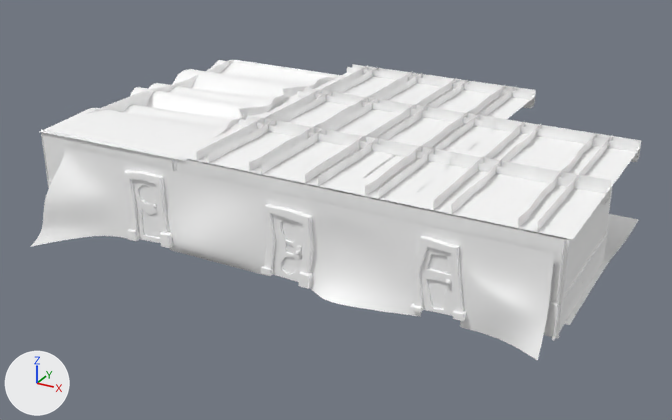
The FBX model MS GOD TIER GAME/Assets/map/bunki/Branch_room.fbx, before and after one commit.
Both versions are drawn from a 50 mm camera at (20.7, 58.1, 20.7) aimed at (-4.5, 103.9, -2.1). The axes (+X, +Y, +Z) are drawn at lower left. The lights are the same throughout. The picture after the commit comes second. Where no turn or scale is listed for an object, it has been applied to the vertices. Vertices at exactly the same position are counted once.

The first picture shows 'door', 'door10', 'door9', 'main'.
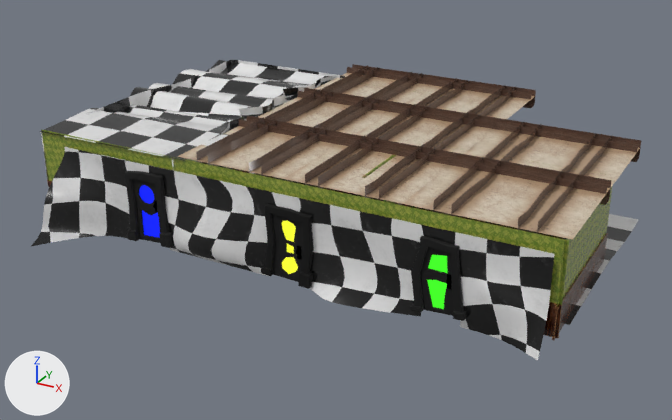
Where the newer file only moved an object's origin or applied its transform, the numbers keep the older frame.

Pixel boxes [x1, y1, x2, y2] of what changed, in the pictures (672 x 420 px):
'main', surface changed (darker)
    both: [31, 60, 641, 360]
'door', surface changed, shading changed (darker)
    both: [420, 247, 454, 316]
'door9', surface changed, shading changed (darker)
    both: [272, 214, 304, 282]
'door10', surface changed, shading changed (darker)
    both: [132, 180, 161, 243]

What changed in the scene script:
```text
Add img_tile_ceiling1_basecolor_png:
    img_tile_ceiling1_basecolor_png = load_image('tile_ceiling1_BaseColor.png', '../ceiling/tile_ceiling1_BaseColor.png', 1024, 1024, 'sRGB')
Add img_tiling_floor_basecolor_png:
    img_tiling_floor_basecolor_png = load_image('tiling_floor_BaseColor.png', '../floor/tiling_floor_BaseColor.png', 512, 512, 'sRGB')
Add img_tiling_wall_basecolor_png:
    img_tiling_wall_basecolor_png = load_image('tiling_wall_BaseColor.png', '../walltex/tiling_wall_BaseColor.png', 1024, 1024, 'sRGB')
Add img_wall_basecolor_png:
    img_wall_basecolor_png = load_image('wall_BaseColor.png', '../walltex/wall_BaseColor.png', 1024, 1024, 'sRGB')
Add img_3door_01_normal_png:
    img_3door_01_normal_png = load_image('3door_01_Normal.png', '3door_01_Normal.png', 1024, 1024, 'Non-Color')
Add img_3door_01_emissive_png:
    img_3door_01_emissive_png = load_image('3door_01_Emissive.png', '3door_01_Emissive.png', 1024, 1024, 'sRGB')
Add img_3door_01_roughness_png:
    img_3door_01_roughness_png = load_image('3door_01_Roughness.png', '3door_01_Roughness.png', 1024, 1024, 'Non-Color')
Add img_3door_01_metalness_png:
    img_3door_01_metalness_png = load_image('3door_01_Metalness.png', '3door_01_Metalness.png', 1024, 1024, 'Non-Color')
Change mat_door03:
    remove # nodes: BsdfPrincipled, OutputMaterial
    remove # colours: white #ffffff
    nodes: BsdfPrincipled, NormalMap, OutputMaterial, TexImage x4
    colours: black #000000
    uses the picture img_3door_01_emissive_png
    uses the picture img_3door_01_metalness_png
    uses the picture img_3door_01_normal_png
    uses the picture img_3door_01_roughness_png
Change mat_wall1:
    remove mat_wall1.base_color = (1.0, 1.0, 1.0)  # white #ffffff
    add mat_wall1.texture = img_wall_basecolor_png
    mat_wall1.roughness: 0.553 -> 0.2
Change mat_wallpaper:
    remove mat_wallpaper.base_color = (1.0, 1.0, 1.0)  # white #ffffff
    add mat_wallpaper.texture = img_tiling_wall_basecolor_png
    mat_wallpaper.roughness: 0.553 -> 0.2
Change mat_floor2:
    remove mat_floor2.base_color = (1.0, 1.0, 1.0)  # white #ffffff
    add mat_floor2.texture = img_tiling_floor_basecolor_png
    mat_floor2.roughness: 0.553 -> 0.2
Change mat_ceiling1:
    remove mat_ceiling1.base_color = (1.0, 1.0, 1.0)  # white #ffffff
    add mat_ceiling1.texture = img_tile_ceiling1_basecolor_png
    mat_ceiling1.roughness: 0.553 -> 0.2
Change me_メッシュ_002:
    where me_メッシュ_002.from_pydata(...)  # 1116 vertices, 1103 faces; spans x -13.47..-11.35, y 95.63..96.36, z -2.77..1.11
    used by ob_door10; location = (0.0, 0.0, 0.0)
    me_メッシュ_002 part 1: edges marked sharp go from 197 to 204
Change me_メッシュ:
    where me_メッシュ.from_pydata(...)  # 1032 vertices, 1020 faces; spans x 4.65..6.58, y 95.59..96.37, z -2.51..1.03
    used by ob_door; location = (0.0, 0.0, 0.0)
    me_メッシュ part 2: edges marked sharp go from 157 to 166
Change me_メッシュ_001:
    where me_メッシュ_001.from_pydata(...)  # 1124 vertices, 1133 faces; spans x -3.96..-1.94, y 95.59..96.38, z -2.83..0.88
    used by ob_door9; location = (0.0, 0.0, 0.0)
    me_メッシュ_001 part 3: edges marked sharp go from 239 to 242
```
